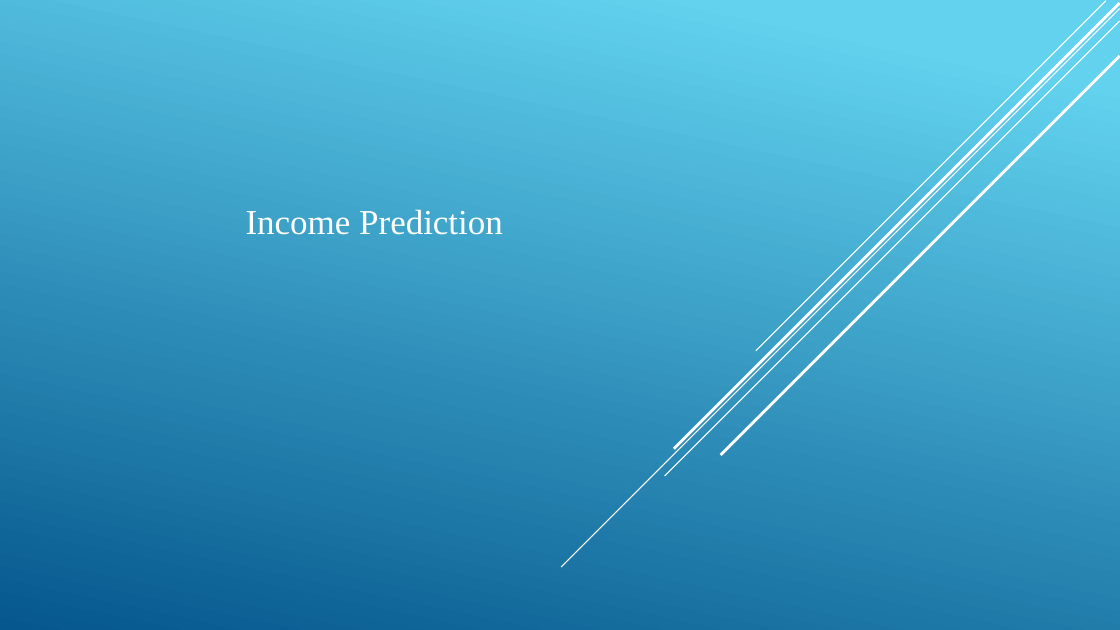
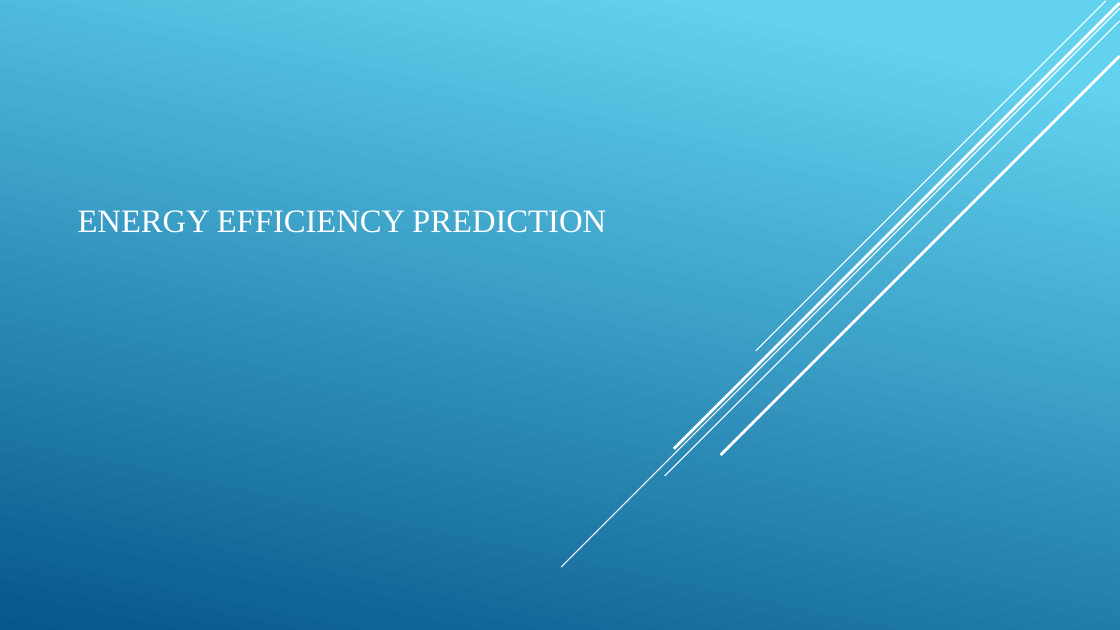
Before and after one commit to shahin28jan/energy_efficiency_prediction, a slide deck: slide 1 of Documents/EE_DPR.pptx. Drawn at 1120x630 pixels with LibreOffice and Linux fonts; fonts in the diff are those of the drawing. Boxes give left, top, right and bottom in pixels: in the first picture for what was removed or moved away, otherwise in the second. Text is boxed around its words. In the diff, an @@ line names an element or a change of style, - is before the commit and + after.

```diff
--- a/Documents/EE_DPR.pptx
+++ b/Documents/EE_DPR.pptx
@@ subtitle at bbox=[78, 210, 606, 233]: text changed; size 30 to 28 pt @@
-Income Prediction
+ENERGY EFFICIENCY PREDICTION
```
Also in this commit, not shown: 3 other files.
